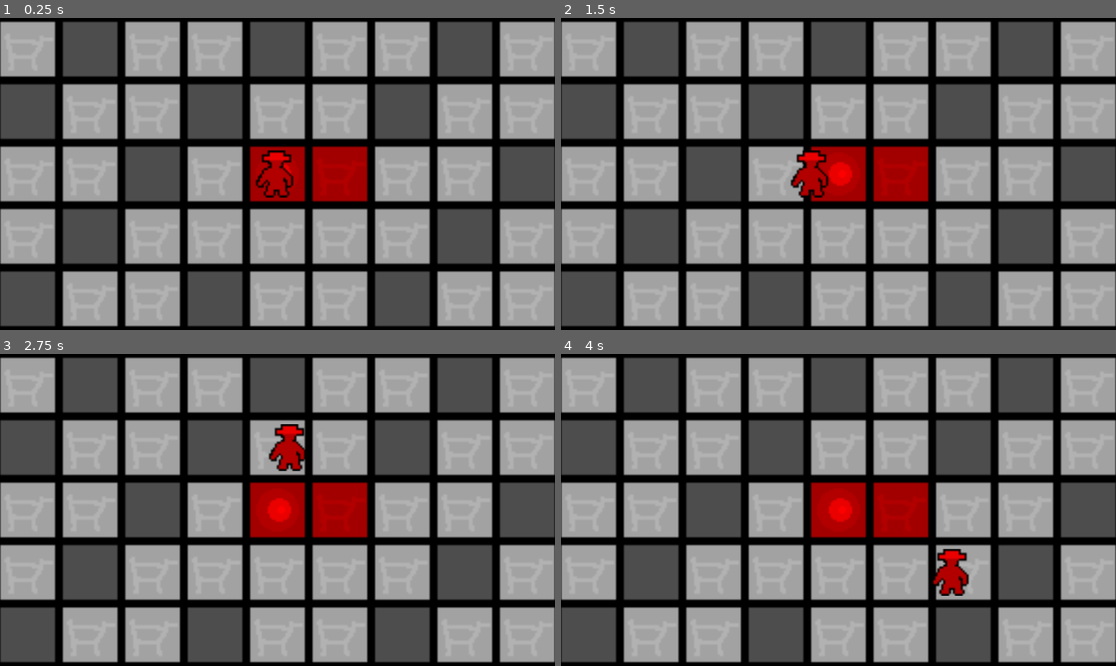
Above: before the commit, frames 1-4 (two rows, left to right).
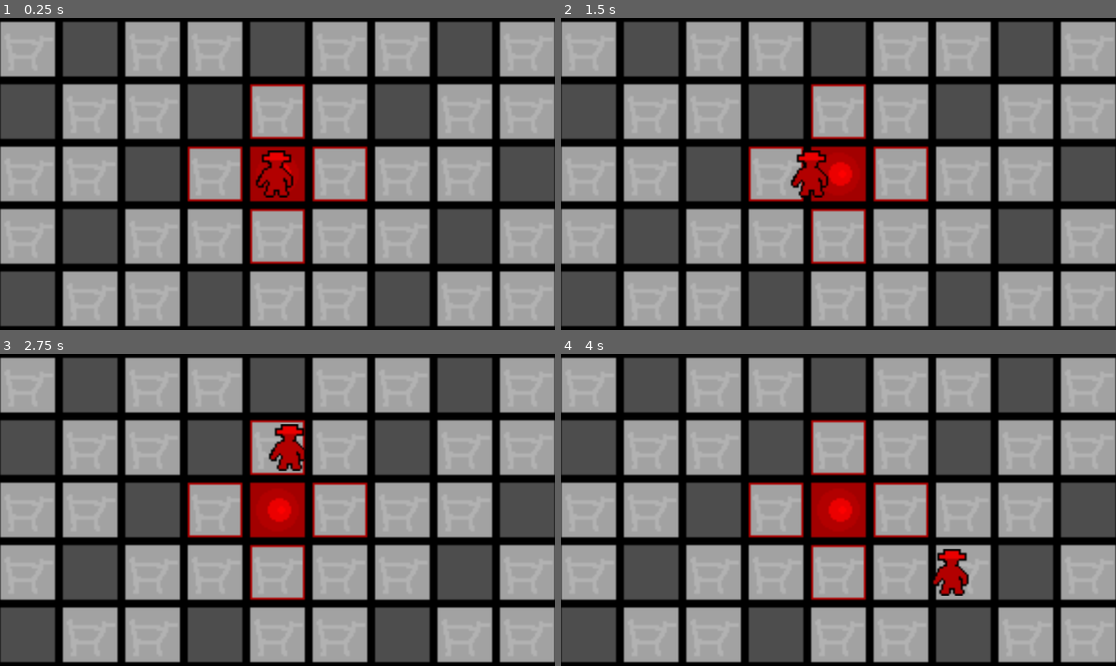
Above: after the commit, the same moments.

Repository: DATADEER/mobsters
Game: Godot game, scene res://Main.tscn
Same seed, same stepped clock (60 frames per second), same inputs: the game is played once before the commit and once after it.
Inputs (mouse positions are in pixels of both pictures, inside the frame that each line leads up to):
- Up to frame 1 (0.25 s): no input
- Up to frame 2 (1.5 s): tap Enter at 0.5 s; move the mouse to (838, 174) at 0.52 s; click (838, 174) at 0.67 s; tap Space at 1.25 s; move the mouse to (727, 189) at 1.27 s; click (727, 189) at 1.42 s
- Up to frame 3 (2.75 s): move the mouse to (333, 441) at 2.02 s; click (333, 441) at 2.17 s
- Up to frame 4 (4 s): move the mouse to (810, 572) at 2.77 s; click (810, 572) at 2.92 s; move the mouse to (1005, 556) at 3.52 s; click (1005, 556) at 3.67 s

The runs differ from the first frame. In frame 1, 2.8% of the frame differs, in the area x 33-66%, y 20-80%; in frame 2, 2.8%; in frame 3, 2.8%; in frame 4, 2.8%.

Commit message:
add tile capturing mechanic and add sounds if claude is done

Diff:
--- a/Main.gd
+++ b/Main.gd
@@ -5,20 +5,35 @@
 
 # Tile type constants
 enum TileType { EMPTY, HQ, STORE }
+
+# Store state constants
+enum StoreState { NEUTRAL, OWNED, CAPTURING }
 
 var tilemap: TileMap
 var tile_set: TileSet
 var colored_tiles: Dictionary = {}  # For player-owned tiles
 var player_mobster: Mobster
 var owned_tiles: Array[Vector2i] = []  # Tiles owned by player
+var store_states: Dictionary = {}  # Vector2i -> StoreState
+var capturing_stores: Dictionary = {}  # Vector2i -> capture_timer
+var capture_duration: float = 10.0
+var capturable_indicators: Dictionary = {}  # Vector2i -> Sprite2D for visual feedback
+var capture_progress_indicators: Dictionary = {}  # Vector2i -> Sprite2D for capture progress
 
 func _ready():
 	create_tileset()
 	create_tilemap()
 	create_tile_grid()
+	initialize_store_states()
 	add_colored_tiles()
 	create_player_mobster()
 	center_camera_on_hq()
+	update_capturable_visual_feedback()
+
+func _process(delta):
+	update_capturing_stores(delta)
+	update_capture_progress_visuals()
+	check_capture_interruptions()
 
 func create_tileset():
 	tile_set = TileSet.new()
@@ -79,11 +94,6 @@
 	create_colored_tile(hq_pos, TileType.HQ, Color.RED)
 	owned_tiles.append(hq_pos)
 
-	# Add red-tinted store to the right of HQ
-	var store_pos = Vector2i(center_x + 1, center_y)
-	create_colored_tile(store_pos, TileType.STORE, Color.RED)
-	owned_tiles.append(store_pos)
-
 func create_colored_tile(cell_pos: Vector2i, tile_type: TileType, color: Color):
 	var sprite = Sprite2D.new()
 
@@ -139,9 +149,14 @@
 	print("Mobster position: ", mobster_pos)
 	print("Is adjacent: ", is_adjacent_to_mobster(tile_pos))
 	print("Is owned: ", is_tile_owned(tile_pos))
-	print("Owned tiles: ", owned_tiles)
-
-	# Allow movement to any tile using pathfinding
+	print("Is capturable: ", is_store_capturable(tile_pos))
+
+	# Check if mobster is on a capturable store and try to capture
+	if mobster_pos == tile_pos and is_store_capturable(tile_pos):
+		start_store_capture(tile_pos)
+		return
+
+	# Otherwise, move mobster to clicked tile
 	print("Moving mobster to: ", tile_pos)
 	player_mobster.move_to_tile(tile_pos, tilemap, GRID_WIDTH, GRID_HEIGHT)
 
@@ -166,3 +181,142 @@
 		var center_y = GRID_HEIGHT / 2
 		var hq_world_pos = tilemap.map_to_local(Vector2i(center_x, center_y))
 		camera.global_position = hq_world_pos
+
+func initialize_store_states():
+	for x in range(GRID_WIDTH):
+		for y in range(GRID_HEIGHT):
+			var cell_pos = Vector2i(x, y)
+			var tile_type = get_tile_type_at(cell_pos)
+			if tile_type == TileType.STORE:
+				store_states[cell_pos] = StoreState.NEUTRAL
+
+func get_tile_type_at(cell_pos: Vector2i) -> TileType:
+	var center_x = GRID_WIDTH / 2
+	var center_y = GRID_HEIGHT / 2
+
+	if cell_pos.x == center_x and cell_pos.y == center_y:
+		return TileType.HQ
+	elif (cell_pos.x == center_x - 1 and cell_pos.y == center_y) or (cell_pos.x == center_x + 1 and cell_pos.y == center_y) or (cell_pos.x == center_x and cell_pos.y == center_y - 1) or (cell_pos.x == center_x and cell_pos.y == center_y + 1):
+		return TileType.STORE
+	elif (cell_pos.x + cell_pos.y) % 3 == 0:
+		return TileType.EMPTY
+	else:
+		return TileType.STORE
+
+func update_capturing_stores(delta):
+	for store_pos in capturing_stores.keys():
+		capturing_stores[store_pos] -= delta
+		if capturing_stores[store_pos] <= 0:
+			complete_store_capture(store_pos)
+			capturing_stores.erase(store_pos)
+
+func start_store_capture(store_pos: Vector2i):
+	if not is_store_capturable(store_pos):
+		print("Store not capturable: ", store_pos)
+		return false
+
+	if player_mobster.current_tile_pos != store_pos:
+		print("Mobster must be on store to capture it")
+		return false
+
+	store_states[store_pos] = StoreState.CAPTURING
+	capturing_stores[store_pos] = capture_duration
+	print("Starting capture of store at: ", store_pos, " (", capture_duration, " seconds)")
+	update_capturable_visual_feedback()
+	create_capture_progress_indicator(store_pos)
+	return true
+
+func complete_store_capture(store_pos: Vector2i):
+	store_states[store_pos] = StoreState.OWNED
+	owned_tiles.append(store_pos)
+	create_colored_tile(store_pos, TileType.STORE, Color.RED)
+	print("Store captured at: ", store_pos)
+	update_capturable_visual_feedback()
+	remove_capture_progress_indicator(store_pos)
+
+func is_store_capturable(store_pos: Vector2i) -> bool:
+	var tile_type = get_tile_type_at(store_pos)
+	if tile_type != TileType.STORE:
+		return false
+
+	var store_state = store_states.get(store_pos, StoreState.NEUTRAL)
+	if store_state == StoreState.OWNED:
+		return false
+
+	return is_adjacent_to_owned_territory(store_pos)
+
+func is_adjacent_to_owned_territory(store_pos: Vector2i) -> bool:
+	var directions = [
+		Vector2i(0, -1), Vector2i(0, 1),
+		Vector2i(-1, 0), Vector2i(1, 0)
+	]
+
+	for direction in directions:
+		var adjacent_pos = store_pos + direction
+		if adjacent_pos in owned_tiles:
+			return true
+
+	return false
+
+func update_capturable_visual_feedback():
+	clear_capturable_indicators()
+
+	for store_pos in store_states.keys():
+		if is_store_capturable(store_pos):
+			create_capturable_indicator(store_pos)
+
+func clear_capturable_indicators():
+	for indicator in capturable_indicators.values():
+		indicator.queue_free()
+	capturable_indicators.clear()
+
+func create_capturable_indicator(store_pos: Vector2i):
+	var indicator = Sprite2D.new()
+	indicator.texture = load("res://assets/tiles/tile_adjacent.png")
+	indicator.position = tilemap.map_to_local(store_pos)
+	indicator.modulate = Color.RED
+	indicator.z_index = 1
+
+	add_child(indicator)
+	capturable_indicators[store_pos] = indicator
+
+func create_capture_progress_indicator(store_pos: Vector2i):
+	var progress_bar = Sprite2D.new()
+	progress_bar.texture = load("res://assets/tiles/store_generic.png")
+	progress_bar.position = tilemap.map_to_local(store_pos)
+	progress_bar.modulate = Color.YELLOW
+	progress_bar.modulate.a = 0.8
+	progress_bar.z_index = 2
+
+	add_child(progress_bar)
+	capture_progress_indicators[store_pos] = progress_bar
+
+func remove_capture_progress_indicator(store_pos: Vector2i):
+	if store_pos in capture_progress_indicators:
+		capture_progress_indicators[store_pos].queue_free()
+		capture_progress_indicators.erase(store_pos)
+
+func update_capture_progress_visuals():
+	for store_pos in capturing_stores.keys():
+		if store_pos in capture_progress_indicators:
+			var progress = 1.0 - (capturing_stores[store_pos] / capture_duration)
+			var indicator = capture_progress_indicators[store_pos]
+			indicator.scale.x = progress
+
+func check_capture_interruptions():
+	var mobster_pos = player_mobster.current_tile_pos
+	var stores_to_interrupt = []
+
+	for store_pos in capturing_stores.keys():
+		if mobster_pos != store_pos:
+			stores_to_interrupt.append(store_pos)
+
+	for store_pos in stores_to_interrupt:
+		interrupt_store_capture(store_pos)
+
+func interrupt_store_capture(store_pos: Vector2i):
+	print("Capture interrupted at: ", store_pos, " - mobster left the store")
+	store_states[store_pos] = StoreState.NEUTRAL
+	capturing_stores.erase(store_pos)
+	remove_capture_progress_indicator(store_pos)
+	update_capturable_visual_feedback()
Not shown, added: Main.gd.uid
Not shown: 1 places in Main.tscn that only renumber resources
Binary file added: assets/tiles/tile_adjacent.aseprite
Binary file added: assets/tiles/tile_adjacent.png
Not shown, added: assets/tiles/tile_adjacent.png.import
Not shown, changed: CLAUDE.md
Not shown, changed: assets/sprite-requirements.md
Not shown, changed: game-idea/core.md
Not shown, added: game-idea/details/capture-stores.md
